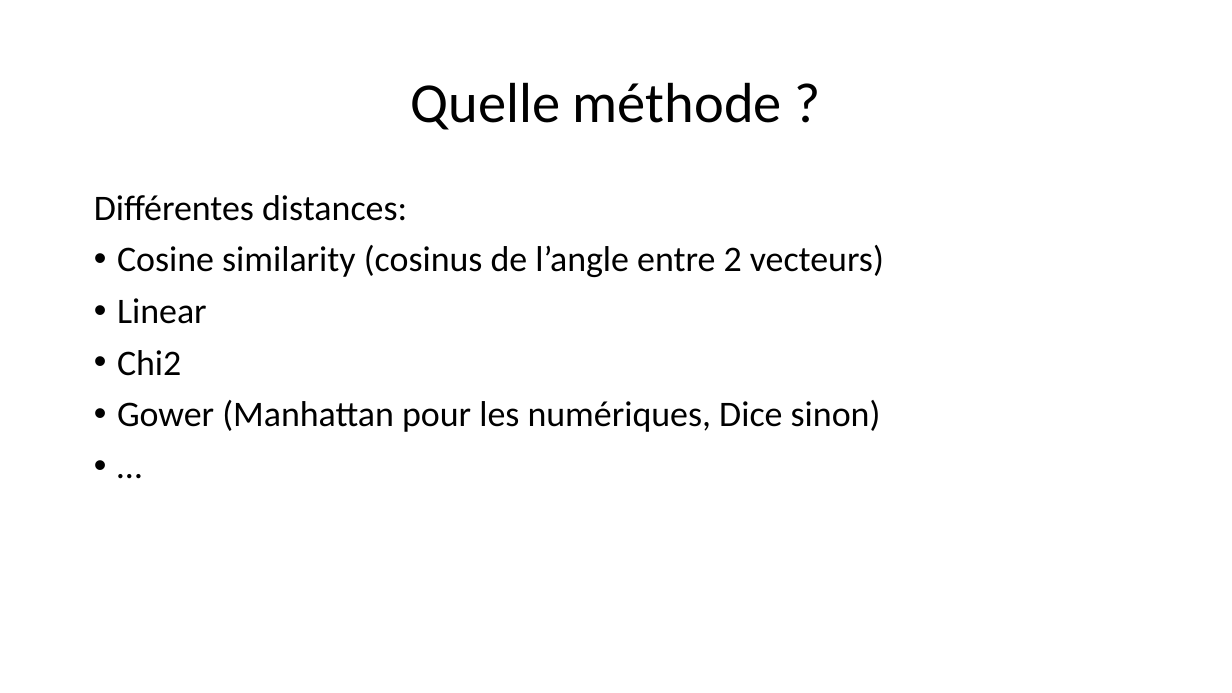
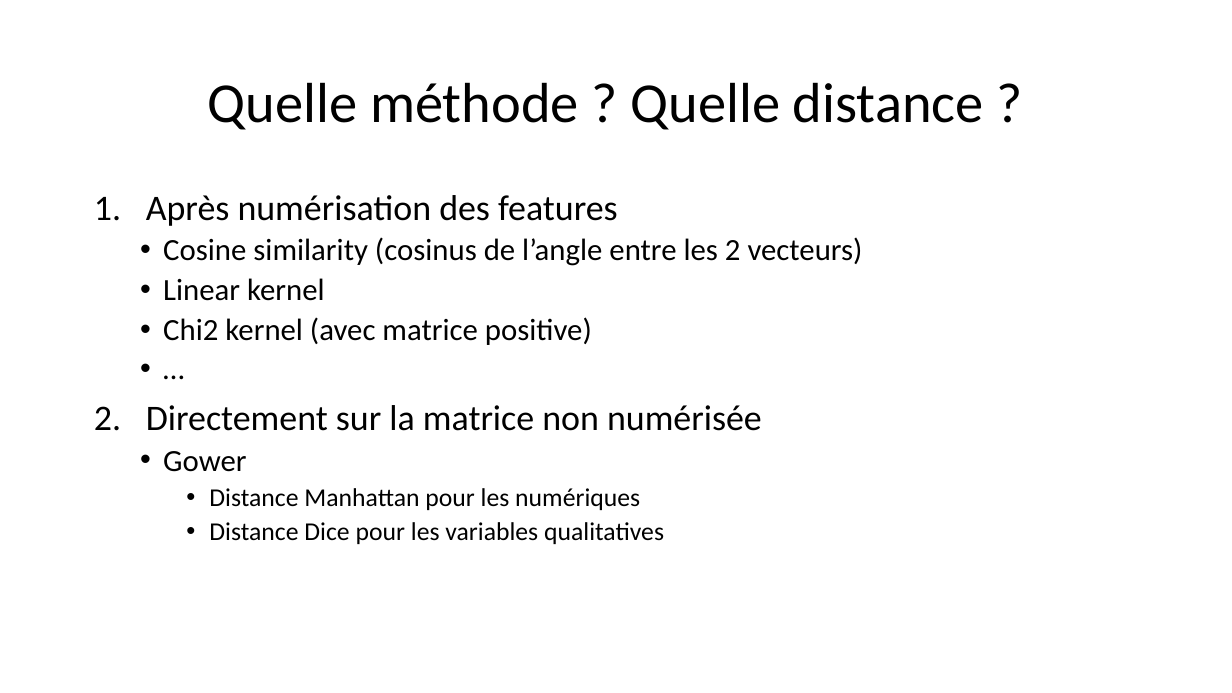
Before and after one commit to morganscao/Projet3, a slide deck: slide 29 of Rapport/Moteur de recommandations de films.pptx (slide 28 before the commit). Drawn at 1232x693 pixels with LibreOffice and Linux fonts; fonts in the diff are those of the drawing. Boxes give left, top, right and bottom in pixels: in the first picture for what was removed or moved away, otherwise in the second. Text is boxed around its words. In the diff, an @@ line names an element or a change of style, - is before the commit and + after.

```diff
--- a/Rapport/Moteur de recommandations de films.pptx
+++ b/Rapport/Moteur de recommandations de films.pptx
@@ title at box(208, 82, 984, 130): text changed @@
-Quelle méthode ?
+Quelle méthode ? Quelle distance ?
@@ text "Après numérisation des features" at box(146, 195, 863, 544): size 28 to 24 pt in "…"; list level 1 to 2 in "…" @@
@@ text at box(146, 195, 863, 345): text changed; size 28 to 24 pt @@
-Différentes distances:
-• Cosine similarity (cosinus de l’angle entre 2 vecteurs)
-• Linear
-• Chi2
-• Gower (Manhattan pour les numériques, Dice sinon)
+1. Après numérisation des features
+  • Cosine similarity (cosinus de l’angle entre les 2 vecteurs)
+  • Linear kernel
+  • Chi2 kernel (avec matrice positive)
@@ text at box(146, 405, 762, 544): paragraphs added @@
+2. Directement sur la matrice non numérisée
+  • Gower
+    • Distance Manhattan pour les numériques
+    • Distance Dice pour les variables qualitatives
```
Also in this commit, not shown: 10 other slides changed, 2 slides added, 1 other file.
